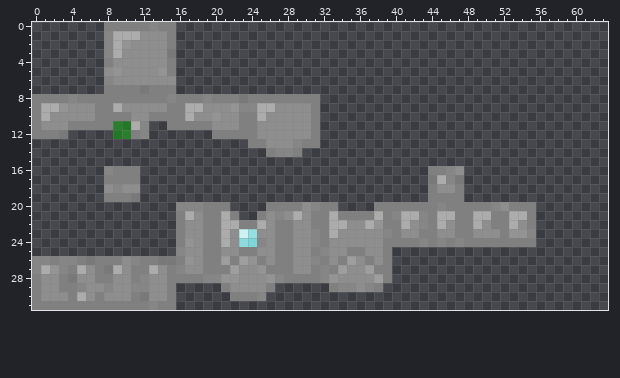
File history of a pixel-art sprite, src/main/resources/assets/pneumaticcraft/textures/armor/pneumatic_1.png. The picture above is the old version.
The file is 64x32 pixels. Colours within 5 levels of each other are drawn and written as one.
After the commit:
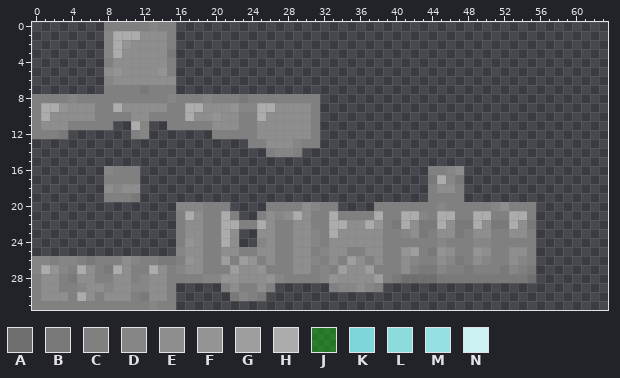
Palette (. is transparent): A #6f6f6f  B #797979  C #808080  D #868686  E #8e8e8e  F #949494  G #9e9e9e  H #acacac  J #00cd0067  K #7ed6d8  L #8cdbdd  M #94e0e3  N #ccf2f3
Message: Pneumatic armor texture work Armor is now dyeable, just like leather armor is
What changed:
Changed rows in their new state; - is an unchanged pixel.
first column x 9:
11 ..
12 ..
first column x 22:
21 ------------------C---------------
22 ------------------B--BB--BB--BB--B
23 -..--------------C-D-B---B---C-EEC
24 -..------------------C---C-DD-----
25 ------------------CFGCBFECCFECCEEC
26 ------------------CEDCCEDBCEDCCEDC
27 ------------------CECBBDCCBCCCBDCB
28 ------------------BAAAABBBBBBBBBBA
29 -CC-------------------------------
30 BD-B------------------------------
